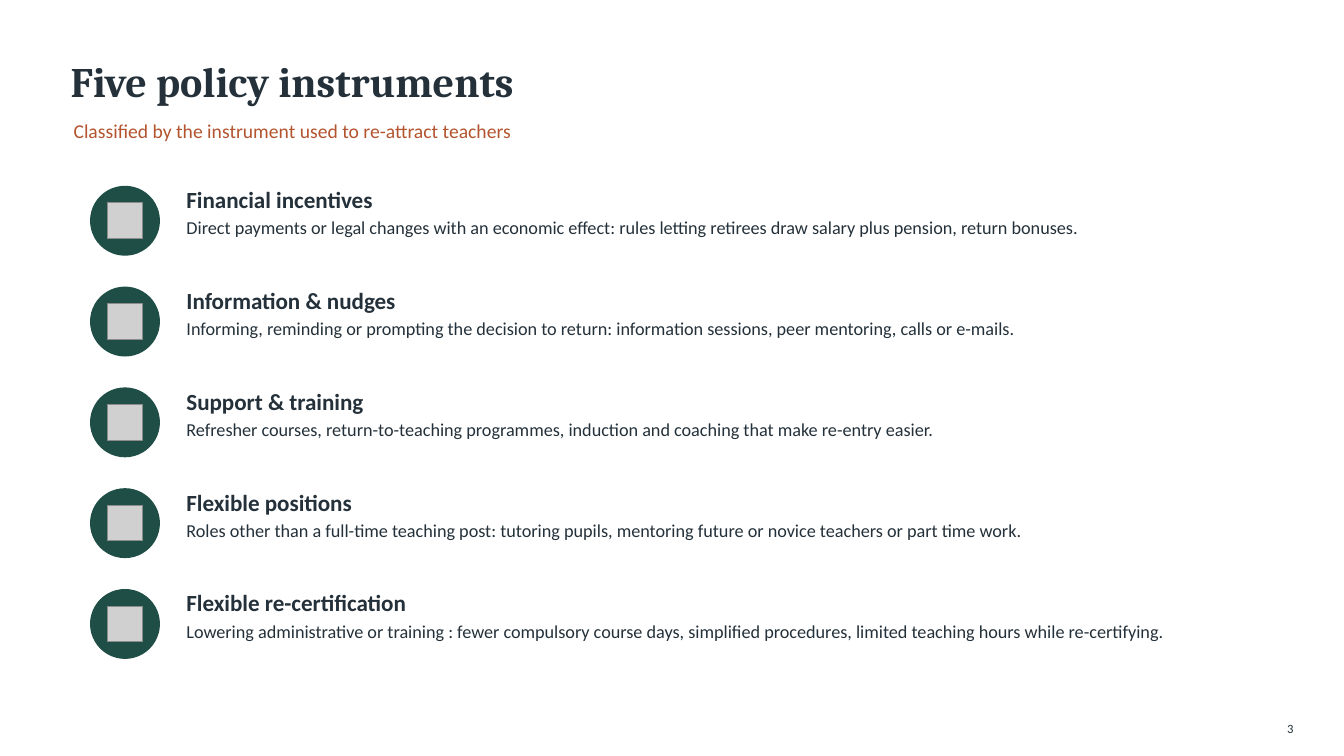
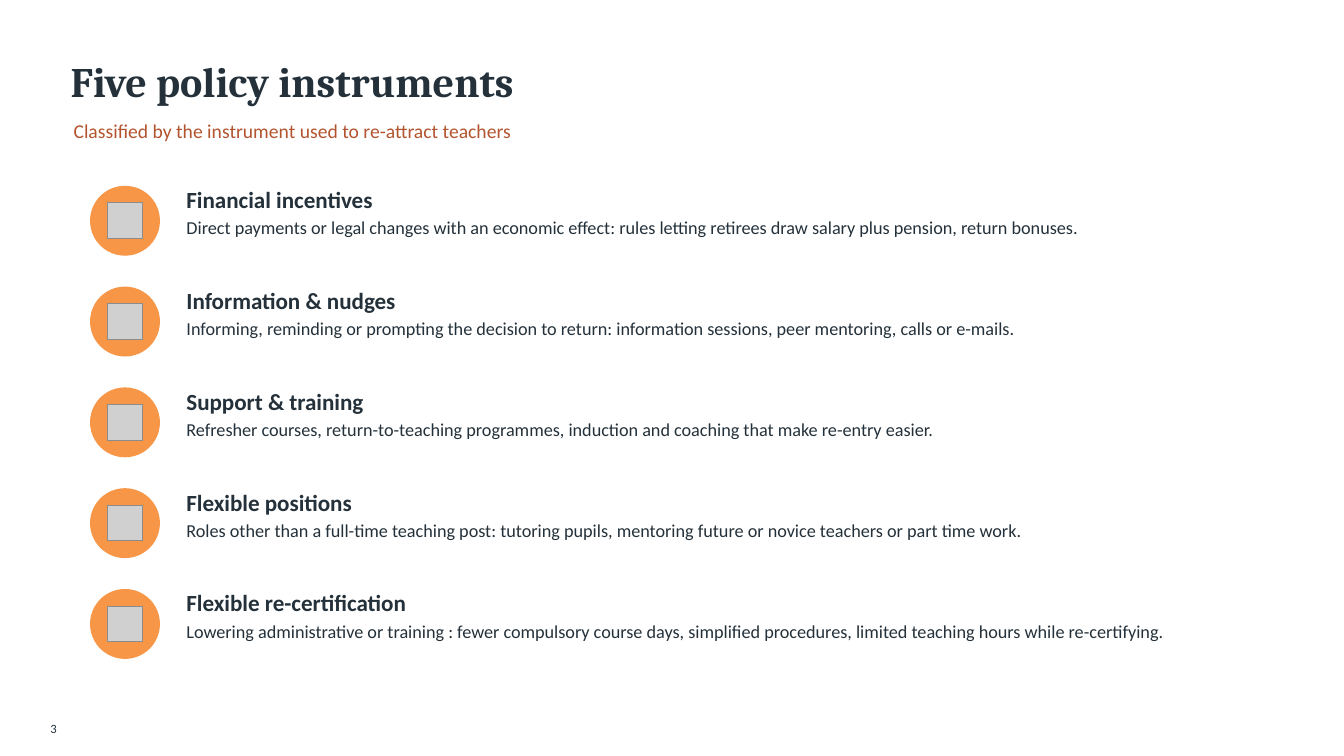
Before and after one commit to jedr1-ship-it/Alternative-Pathways----Quant, a slide deck: slide 3 of policies/Re-attracting_Former_Teachers.pptx. Drawn at 1344x756 pixels with LibreOffice and Linux fonts; fonts in the diff are those of the drawing; grey boxes stand for pictures. Boxes give left, top, right and bottom in pixels: in the first picture for what was removed or moved away, otherwise in the second. Text is boxed around its words. In the diff, an @@ line names an element or a change of style, - is before the commit and + after.

```diff
--- a/policies/Re-attracting_Former_Teachers.pptx
+++ b/policies/Re-attracting_Former_Teachers.pptx
@@ fill #1F4E46 to #F79646; outline #1F4E46 1 pt to #F79646 1 pt in 5 elements at (91,187,159,255), (91,287,159,356), (91,388,159,457), (91,489,159,558), (91,590,159,658) @@
@@ text "3": place and size @@
-text "3" at (1287,725,1293,733)
+text "3" at (50,725,56,733)
@@ text "3" at (50,725,56,733): alignment right to left @@
```
Also in this commit, not shown: 32 other slides changed, 2 slides added, 5 other files.
